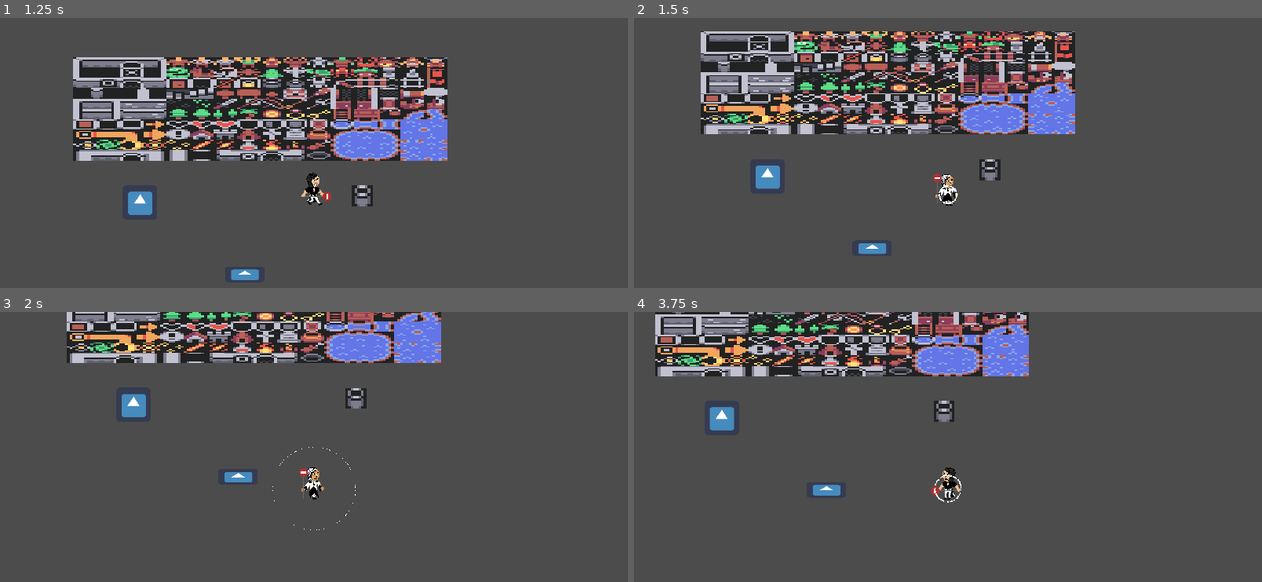
Above: before the commit, frames 1-4 (two rows, left to right).
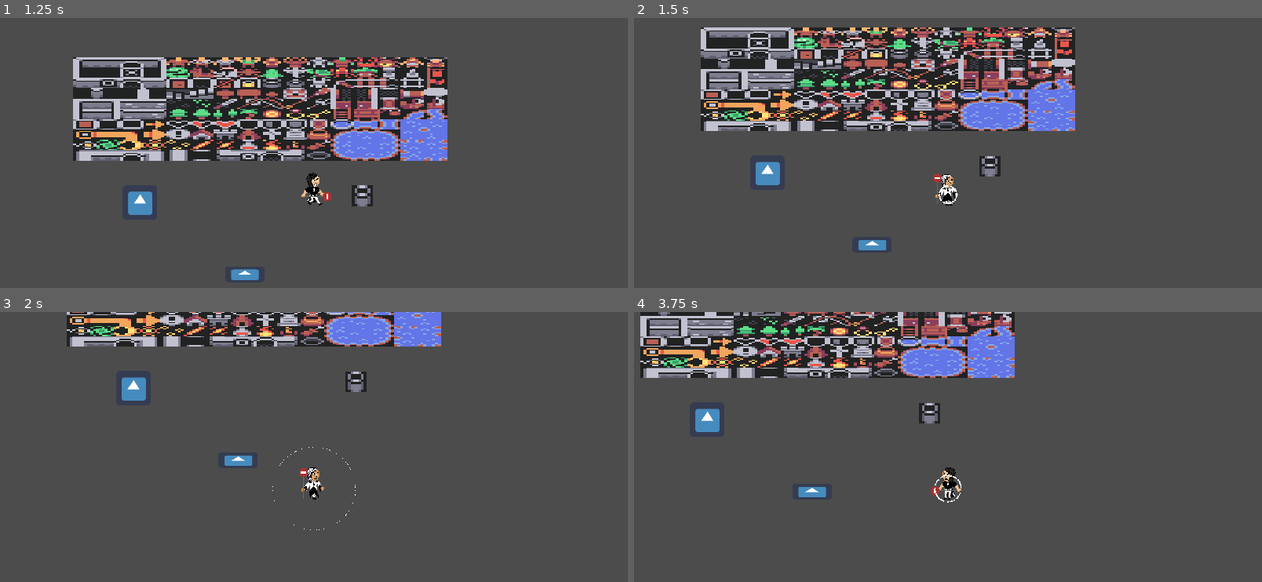
Above: after the commit, the same moments.

Repository: geniusbat/GameJam
Game: Godot game, scene res://Levels/Test.tscn
The game is run twice, just before and just after one commit, with the same random seed, the same clock (stepped at 60 frames per second) and the same inputs. The engine's default icon, where the game draws it, is replaced by a stand-in: a white triangle on a blue panel in a dark square.
Inputs (mouse positions are in pixels of both pictures, inside the frame that each line leads up to):
- Up to frame 1 (1.25 s): tap Enter at 0.5 s; move the mouse to (452, 177) at 0.52 s; press the mouse at (452, 177) at 0.53 s; hold D (move_right) from 0.53 s (still down)
- Up to frame 2 (1.5 s): move the mouse to (822, 212) at 1.27 s; release D (move_right) at 1.28 s; release the mouse at (822, 212) at 1.28 s; hold S (move_down) from 1.28 s (still down); tap F (change) at 1.35 s
- Up to frame 3 (2 s): keep holding S (move_down)
- Up to frame 4 (3.75 s): move the mouse to (1010, 411) at 2.02 s; release S (move_down) at 2.03 s; hold D (move_right) 2.03-2.78 s; hold Shift (dash) 2.03-2.78 s; move the mouse to (916, 560) at 2.77 s; hold W (move_up) 2.78-3.53 s; click (916, 560) at 2.85 s; move the mouse to (1136, 541) at 3.52 s; hold A (move_left) from 3.53 s (still down); hold F (change) from 3.53 s (still down)

Frame 1 is identical in both runs. In frame 2, 15% of the frame differs, in the area x 10-71%, y 3-88%; in frame 3, 10%; in frame 4, 11%.

Commit message:
20% increase movement speed with Onda

Diff:
--- a/Assets/Scripts/PlayerScripts/PlayerCharacter.gd
+++ b/Assets/Scripts/PlayerScripts/PlayerCharacter.gd
@@ -58,7 +58,10 @@
 				inputDir.x = -1
 			elif Input.is_action_pressed("move_right"):
 				inputDir.x = 1
-			var _movement = move_and_slide(inputDir*moveSpeed)
+			if personality==PERSONALITIES.corpusculo:
+				var _movement = move_and_slide(inputDir*moveSpeed)
+			else:
+				var _movement = move_and_slide(inputDir*moveSpeed*1.2)
 			if inputDir != Vector2.ZERO:
 				animationPlayer.play("Walk")
 			else:
